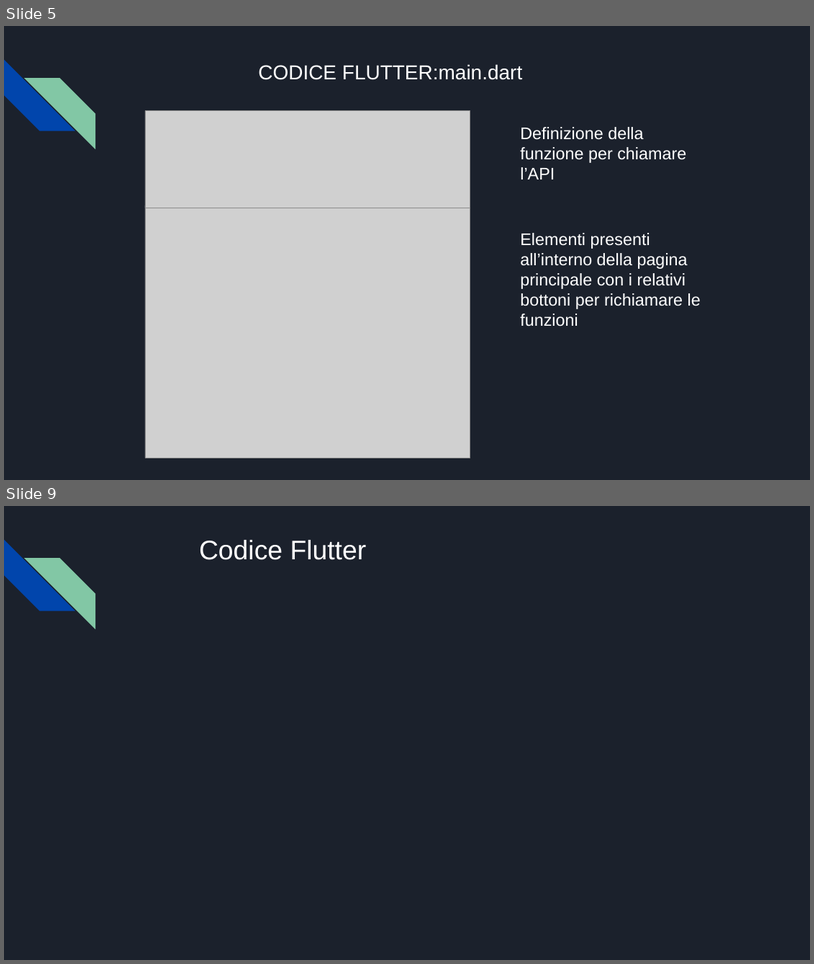
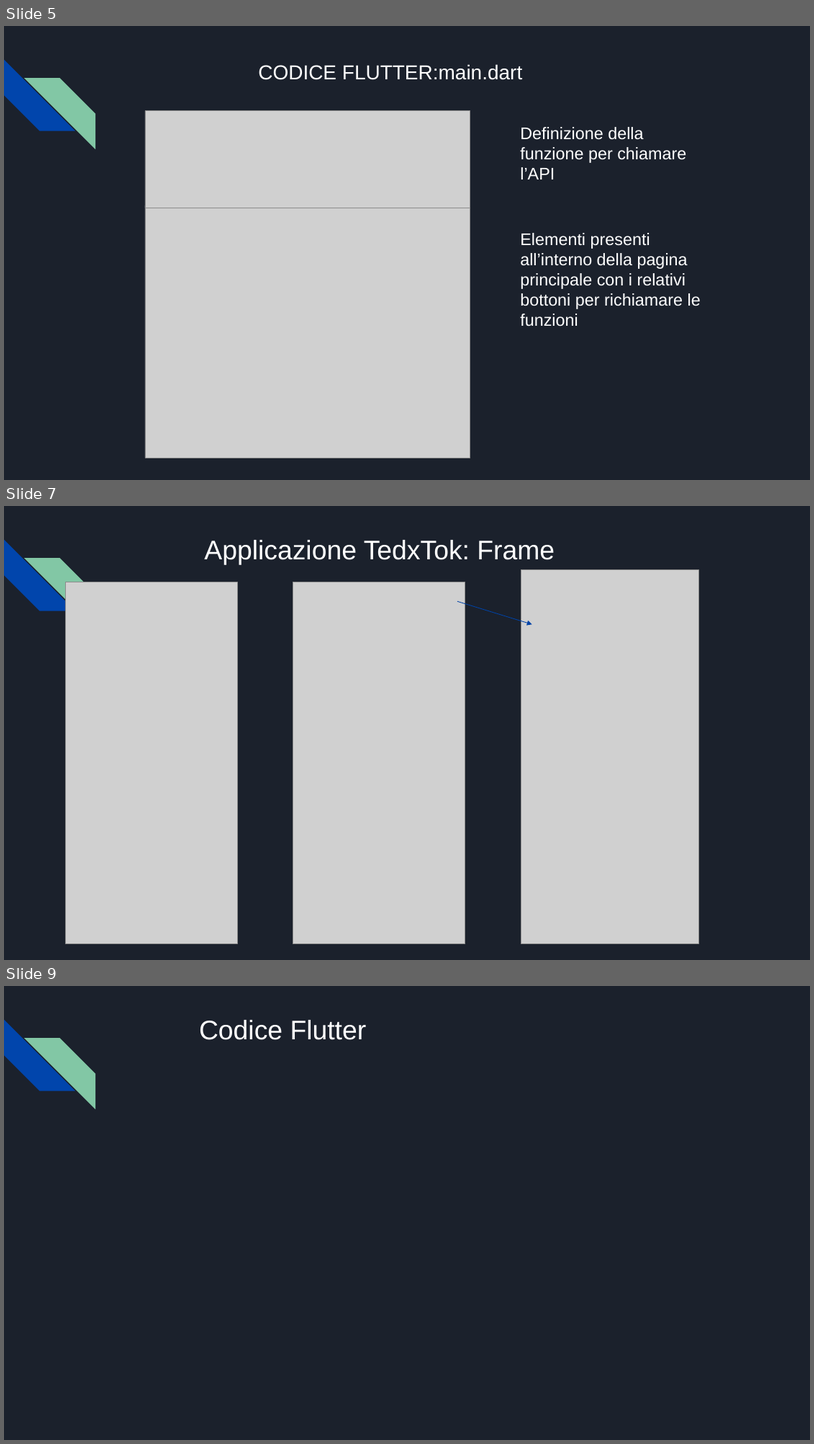
Before and after one commit to Gabriele-Mazzoleni/Progetti_Tec_Cloud_Mobile_2024, a slide deck: Parte 4/Presentazione TedxTok(parte 4).pptx. Shown one above the other, each under a label of ours: slides 5 and 9 before the commit, slides 5, 7 and 9 after it; the slides between them are not shown. The pictures are 814x964 and 814x1444 pixels, drawn with LibreOffice and Linux fonts; fonts in the diff are those of the drawing; grey boxes stand for pictures. Boxes give left, top, right and bottom in pixels: in the first picture for what was removed or moved away, otherwise in the second. Text is boxed around its words. In the diff, an @@ line names an element or a change of style, - is before the commit and + after.

```diff
--- a/Parte 4/Presentazione TedxTok(parte 4).pptx
+++ b/Parte 4/Presentazione TedxTok(parte 4).pptx
@@ slide 7 added at box(4, 506, 810, 960), background #1B212C; not listed: 2 template elements that a slide beside it also shows @@
@@ text added at box(204, 540, 555, 565), 32 pt, text #FFFFFF @@
+Applicazione TedxTok: Frame
@@ picture added at box(522, 569, 700, 943) @@
@@ picture added at box(66, 582, 237, 943) @@
@@ picture added at box(293, 582, 466, 943) @@
@@ arrow added from (458, 602) to (532, 625), #0043A9 0.75 pt @@
```
Also in this commit, not shown: 2 slides changed, 1 other slide added, 1 slide removed, 2 other files.
